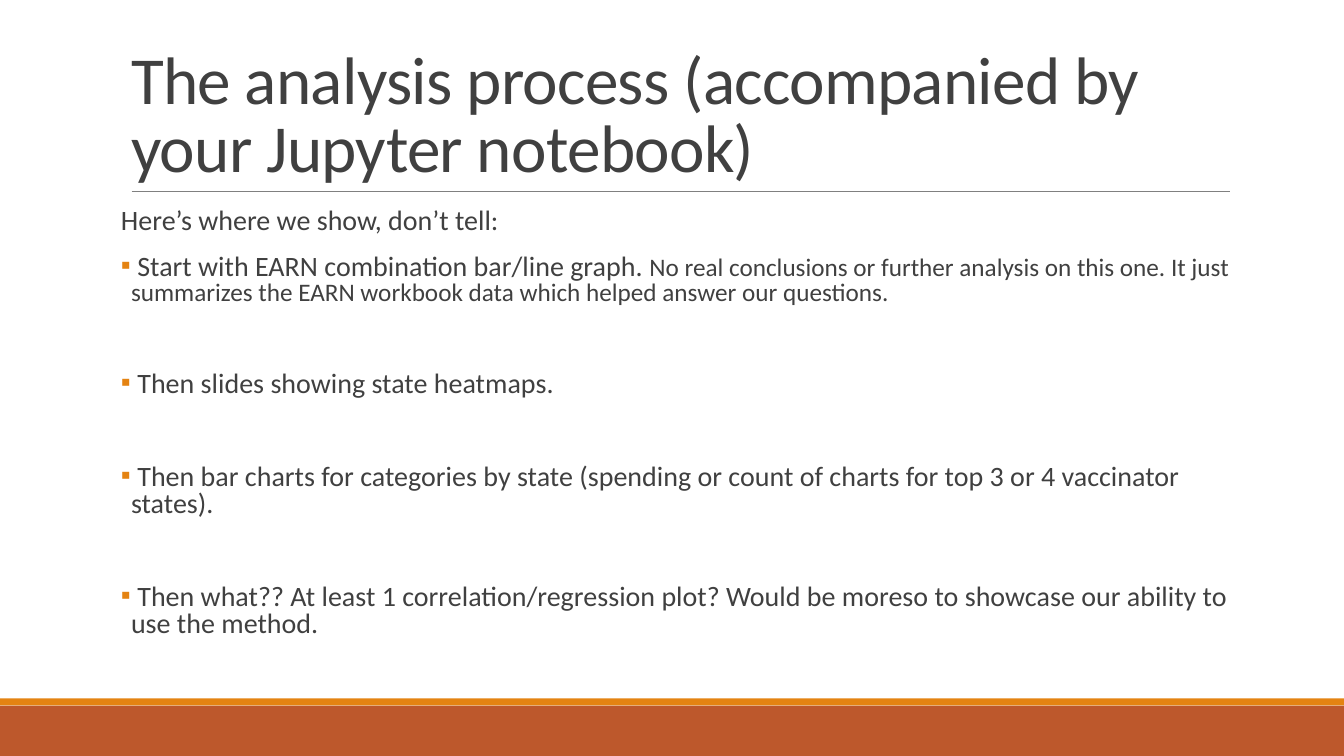
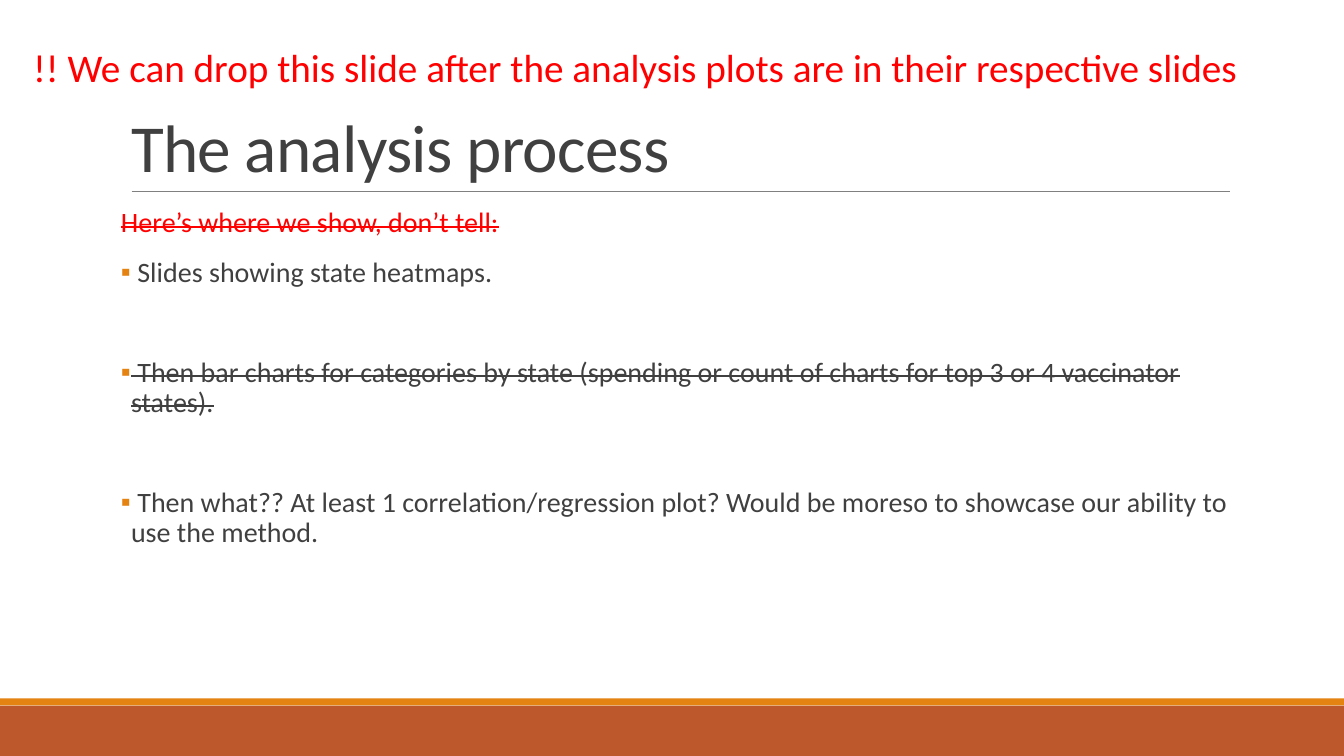
Before and after one commit to Evdawg/Project_1_Covid_Data, a slide deck: slide 19 of Project notes.pptx. Drawn at 1344x756 pixels with LibreOffice and Linux fonts; fonts in the diff are those of the drawing. Boxes give left, top, right and bottom in pixels: in the first picture for what was removed or moved away, otherwise in the second. Text is boxed around its words. In the diff, an @@ line names an element or a change of style, - is before the commit and + after.

```diff
--- a/Project notes.pptx
+++ b/Project notes.pptx
@@ text added at box(68, 54, 1237, 89), 28 pt, text #FF0000 @@
+!! We can drop this slide after the analysis plots are in their respective slides
@@ title at box(131, 125, 669, 183): text changed @@
-The analysis process (accompanied by your Jupyter notebook)
+The analysis process
@@ text at box(121, 212, 1227, 542): text colour #404040 to #FF0000 in "Here’s where we show, don’t tell:"; strikethrough on in "Here’s where we show, don’t tell:", "Then bar charts for categories by state ..."; line spacing 0.8 to 0.9 @@
@@ text at box(137, 262, 492, 287): text changed; size 18 to 20 pt @@
-▪ Start with EARN combination bar/line graph. No real conclusions or further analysis on this one. It just summarizes the EARN workbook data which helped answer our questions.
-▪ Then slides showing state heatmaps.
+▪ Slides showing state heatmaps.
```
Also in this commit, not shown: 16 other slides changed, 4 slides added.
